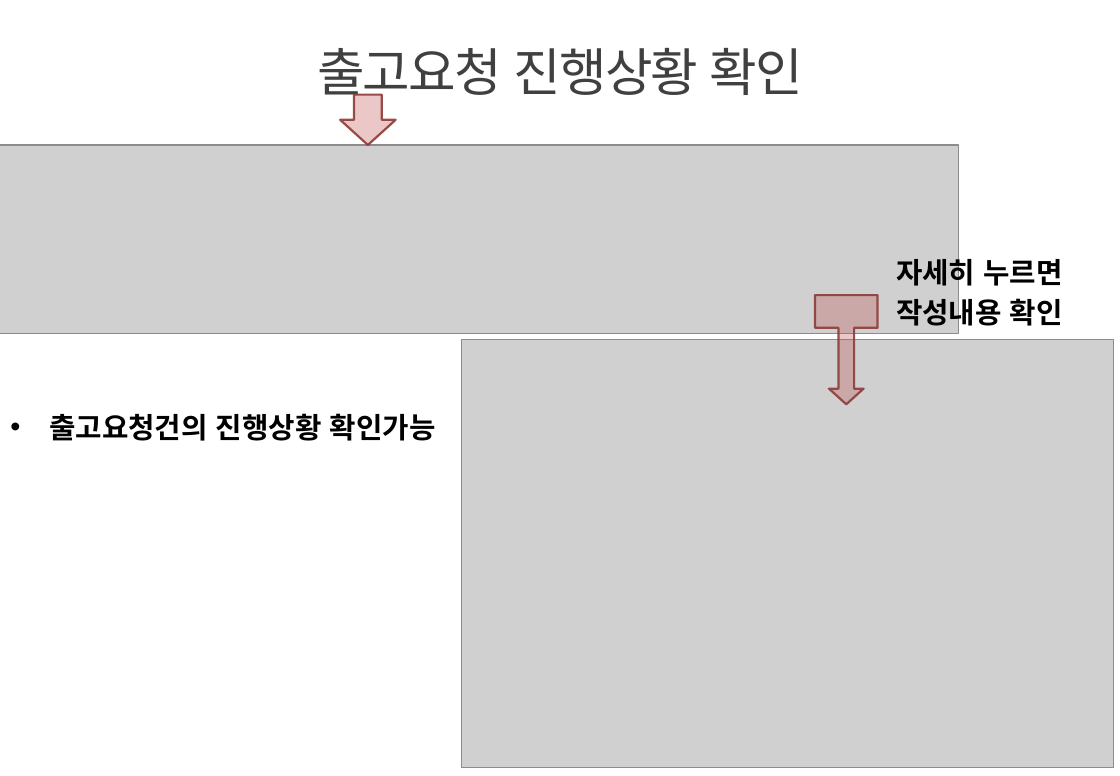
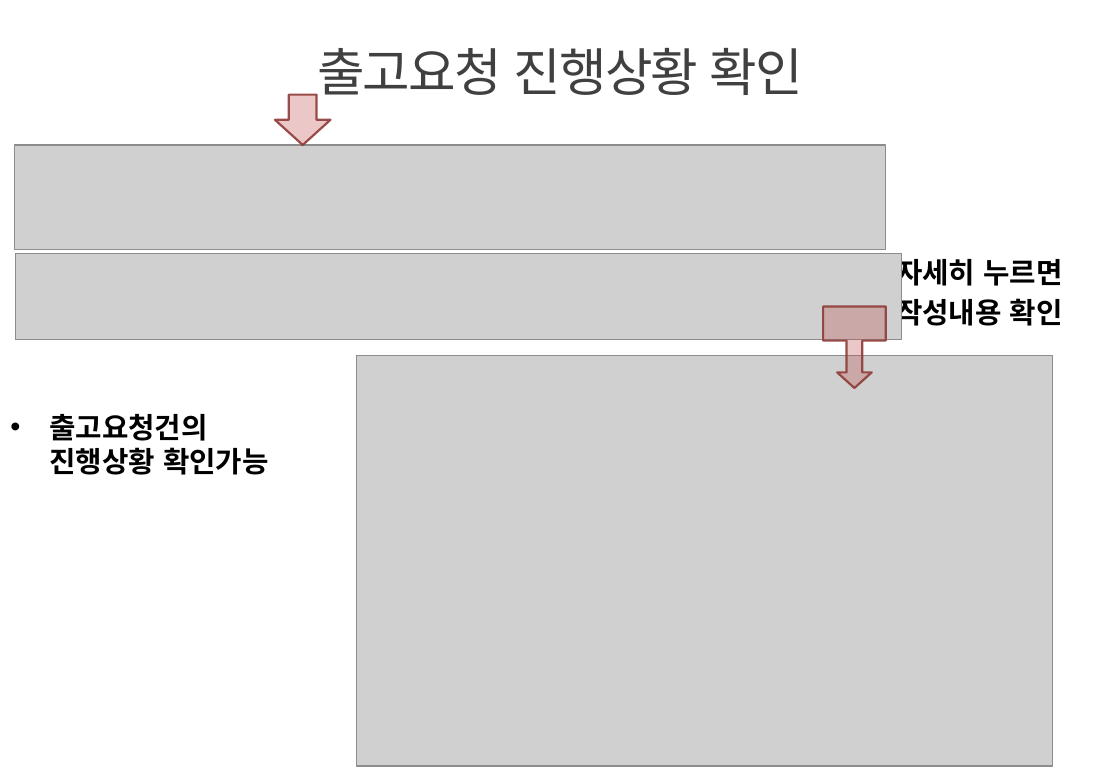
Before and after one commit to jaeyong1/stockmgmt, a slide deck: slide 15 of src/main/webapp/resources/doc/innoparts_user_guide.pptx. Drawn at 1120x776 pixels with LibreOffice and Linux fonts; fonts in the diff are those of the drawing; grey boxes stand for pictures; background and template pictures are left out. Boxes give left, top, right and bottom in pixels: in the first picture for what was removed or moved away, otherwise in the second. Text is boxed around its words. In the diff, an @@ line names an element or a change of style, - is before the commit and + after.

```diff
--- a/src/main/webapp/resources/doc/innoparts_user_guide.pptx
+++ b/src/main/webapp/resources/doc/innoparts_user_guide.pptx
@@ down arrow moved from (x1=340, y1=95, x2=396, y2=146) to (x1=275, y1=95, x2=331, y2=146) @@
@@ picture resized from (x1=0, y1=145, x2=959, y2=334) to (x1=14, y1=145, x2=885, y2=249) @@
@@ picture added at (x1=16, y1=253, x2=902, y2=339) @@
@@ up arrow callout resized from (x1=815, y1=295, x2=878, y2=403) to (x1=823, y1=306, x2=886, y2=388) @@
@@ up arrow callout at (x1=823, y1=306, x2=886, y2=388): proportions changed @@
@@ picture resized from (x1=461, y1=339, x2=1114, y2=767) to (x1=357, y1=356, x2=1053, y2=766) @@
@@ text "출고요청건의 진행상황 확인가능" rewrapped from (x1=49, y1=413, x2=436, y2=441) to (x1=49, y1=414, x2=269, y2=475) @@
```
Also in this commit, not shown: 19 other slides changed, 6 slides added, 1 slide removed, 9 other files.
